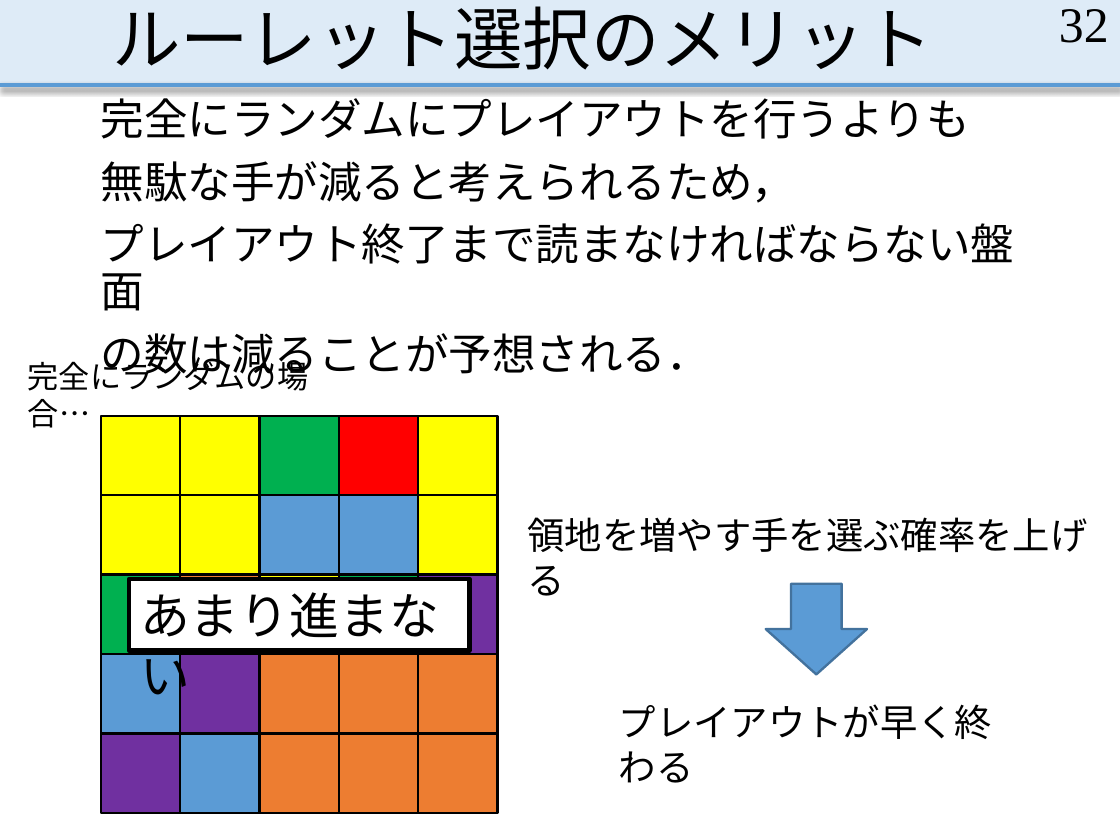
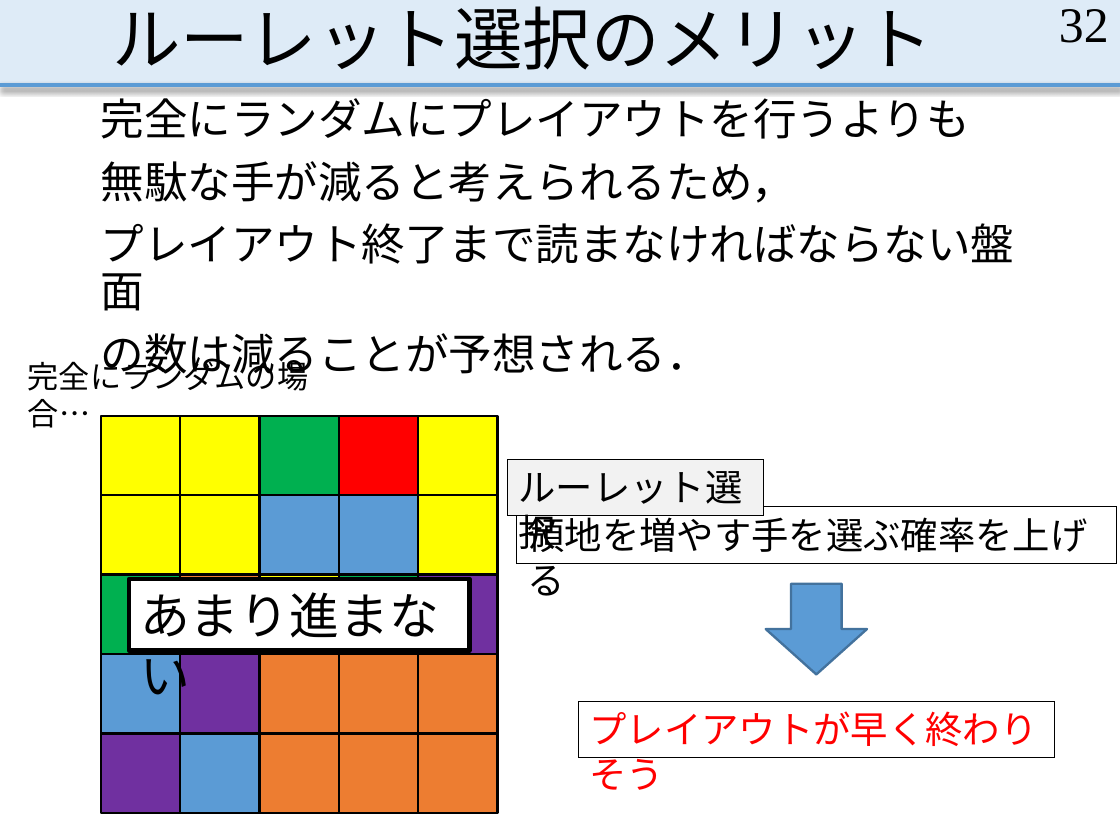
Before and after one commit to MasayaOda/SR, a slide deck: slide 32 of 190702oda.pptx. Drawn at 1120x840 pixels with LibreOffice and Linux fonts; fonts in the diff are those of the drawing. Boxes give left, top, right and bottom in pixels: in the first picture for what was removed or moved away, otherwise in the second. Text is boxed around its words. In the diff, an @@ line names an element or a change of style, - is before the commit and + after.

```diff
--- a/190702oda.pptx
+++ b/190702oda.pptx
@@ rectangle added at (507, 459, 764, 515), fill #F2F2F2, outline #000000 0.75 pt, 24 pt, text #000000 @@
+ルーレット選択
@@ rectangle "領地を増やす手を選ぶ確率を上げる": place and size @@
-rectangle "領地を増やす手を選ぶ確率を上げる" at (527, 517, 1087, 552)
+rectangle "領地を増やす手を選ぶ確率を上げる" at (516, 506, 1117, 562)
@@ rectangle "領地を増やす手を選ぶ確率を上げる" at (516, 506, 1117, 562): outline none to #000000 0.75 pt @@
@@ rectangle "プレイアウトが早く終わりそう" at (578, 701, 1054, 757): outline none to #000000 0.75 pt @@
@@ rectangle "プレイアウトが早く終わりそう": place and size @@
-rectangle "プレイアウトが早く終わりそう" at (619, 704, 992, 783)
+rectangle "プレイアウトが早く終わりそう" at (578, 701, 1054, 757)
@@ text in rectangle at (589, 711, 1037, 790): text changed; text colour #000000 to #FF0000 @@
-プレイアウトが早く終わる
+プレイアウトが早く終わりそう
```
Also in this commit, not shown: 13 other slides changed, 6 slides added.
